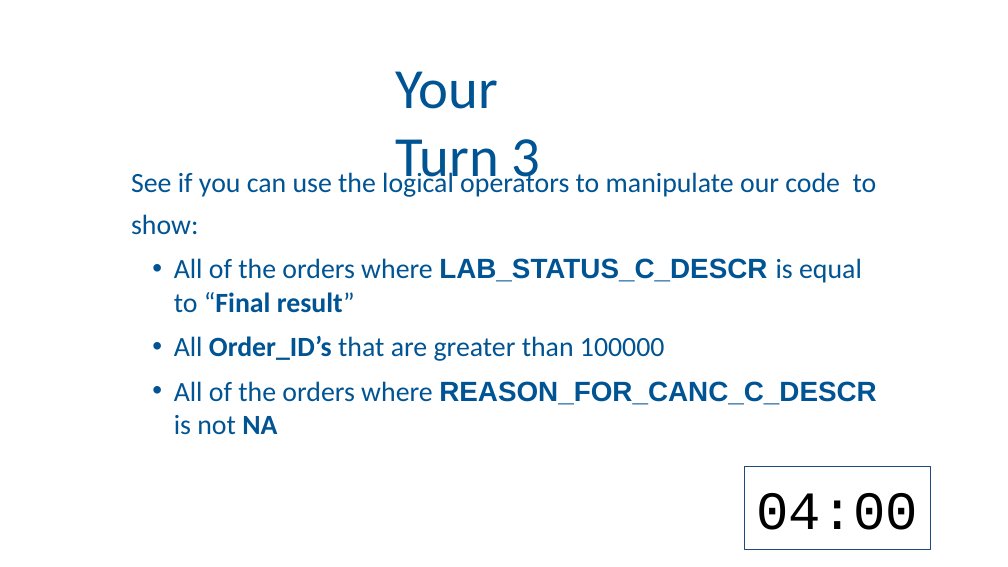
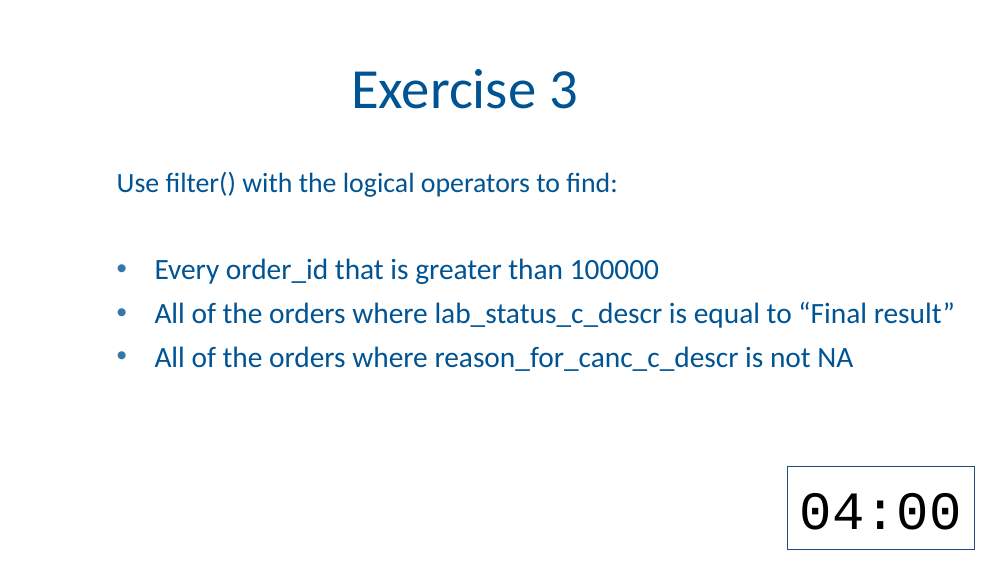
Before and after one commit to amromeo/api_r2020, a slide deck: slide 31 of 03 - Transform.pptx (slide 32 before the commit). Drawn at 1008x567 pixels with LibreOffice and Linux fonts; fonts in the diff are those of the drawing; background and template pictures are left out. Boxes give left, top, right and bottom in pixels: in the first picture for what was removed or moved away, otherwise in the second. Text is boxed around its words. In the diff, an @@ line names an element or a change of style, - is before the commit and + after.

```diff
--- a/03 - Transform.pptx
+++ b/03 - Transform.pptx
@@ title at (351,69,578,109): text changed @@
-Your Turn 3
+Exercise 3
@@ text at (117,172,955,371): text changed; size 26.5 to 28 pt @@
-See if you can use the logical operators to manipulate our code to show:
-• All of the orders where LAB_STATUS_C_DESCR is equal to “Final result”
-• All Order_ID’s that are greater than 100000
-• All of the orders where REASON_FOR_CANC_C_DESCR is not NA
+Use filter() with the logical operators to find:
+• Every order_id that is greater than 100000
+• All of the orders where lab_status_c_descr is equal to “Final result”
+• All of the orders where reason_for_canc_c_descr is not NA
@@ rectangle "04:00": place and size @@
-rectangle "04:00" at (744,467,931,550)
+rectangle "04:00" at (788,467,975,550)
```
Also in this commit, not shown: 13 other slides changed, 16 slides added, 1 slide removed.
